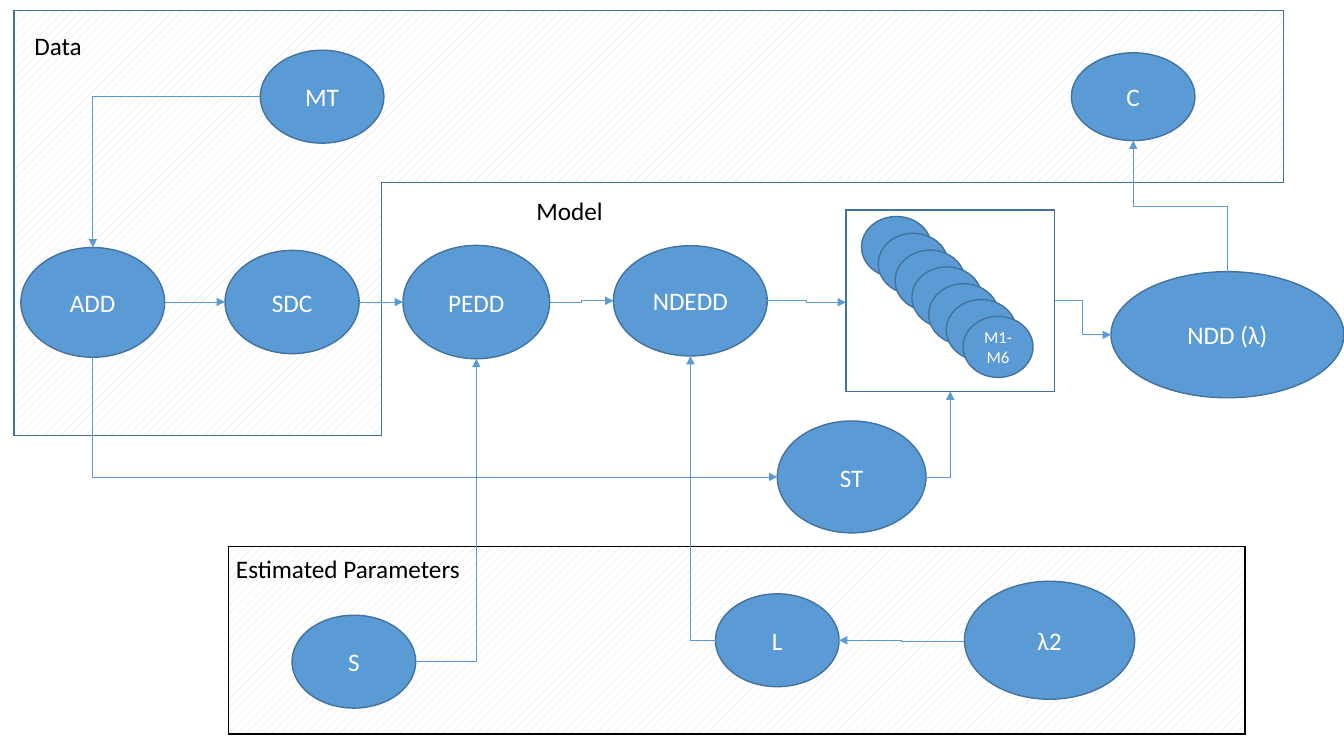
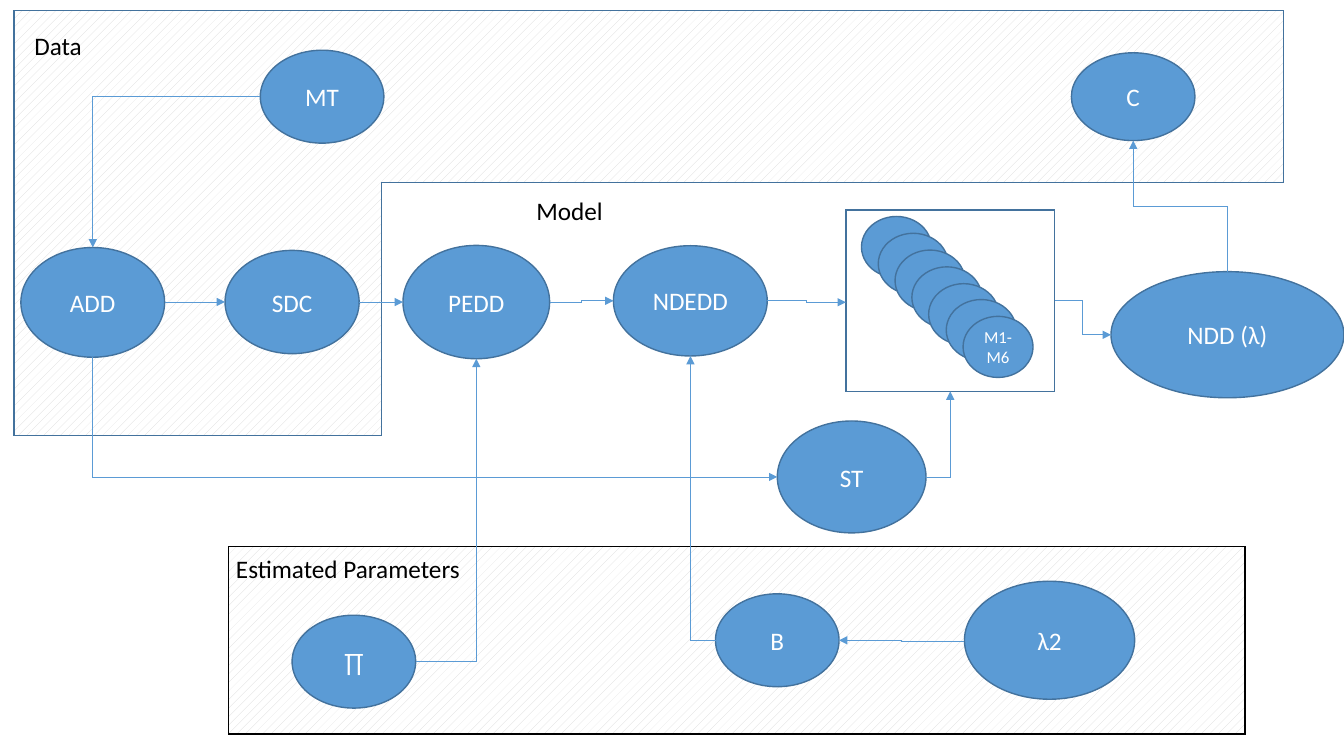
Before and after one commit to tgrant7/arthropod-survival-estimation, a slide deck: slide 1 of Flowchart of Model Objects Simple.pptx. Drawn at 1344x756 pixels with LibreOffice and Linux fonts; fonts in the diff are those of the drawing. Boxes give left, top, right and bottom in pixels: in the first picture for what was removed or moved away, otherwise in the second. Text is boxed around its words. In the diff, an @@ line names an element or a change of style, - is before the commit and + after.

```diff
--- a/Flowchart of Model Objects Simple.pptx
+++ b/Flowchart of Model Objects Simple.pptx
@@ text in ellipse at (348, 654, 360, 671): text changed @@
-S
+∏
@@ text in ellipse at (770, 634, 784, 650): text changed @@
-L
+B
```
